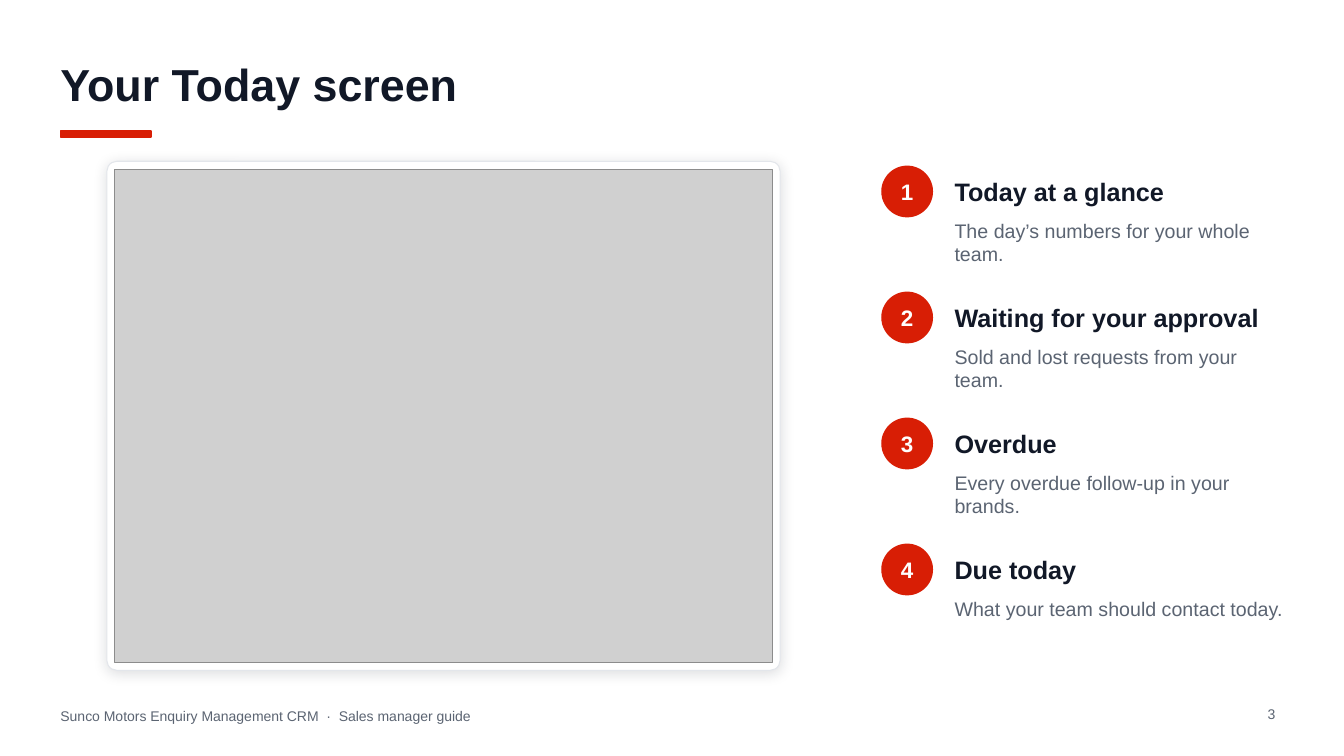
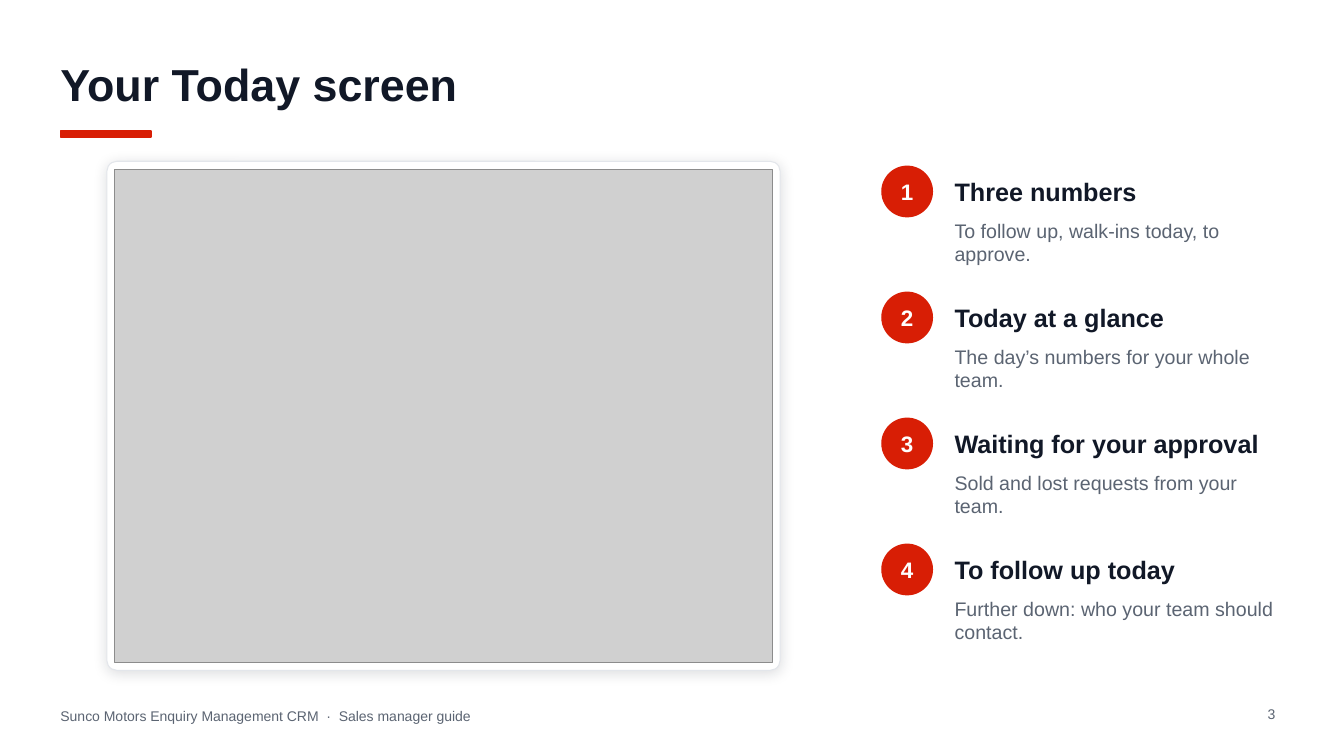
Before and after one commit to jakeeeecurran/walkin-management, a slide deck: slide 3 of docs/training/Sunco-Motors-Enquiry-CRM-Sales-Manager-Guide.pptx. Drawn at 1344x756 pixels with LibreOffice and Linux fonts; fonts in the diff are those of the drawing; grey boxes stand for pictures. Boxes give left, top, right and bottom in pixels: in the first picture for what was removed or moved away, otherwise in the second. Text is boxed around its words. In the diff, an @@ line names an element or a change of style, - is before the commit and + after.

```diff
--- a/docs/training/Sunco-Motors-Enquiry-CRM-Sales-Manager-Guide.pptx
+++ b/docs/training/Sunco-Motors-Enquiry-CRM-Sales-Manager-Guide.pptx
@@ text at box(955, 182, 1136, 202): text changed @@
-Today at a glance
+Three numbers
@@ text at box(955, 224, 1219, 265): text changed @@
-The day’s numbers for your whole team.
+To follow up, walk-ins today, to approve.
@@ text at box(955, 308, 1164, 333): text changed @@
-Waiting for your approval
+Today at a glance
@@ text at box(955, 350, 1249, 387): text changed @@
-Sold and lost requests from your team.
+The day’s numbers for your whole team.
@@ text at box(955, 434, 1259, 459): text changed @@
-Overdue
+Waiting for your approval
@@ text at box(955, 476, 1237, 513): text changed @@
-Every overdue follow-up in your brands.
+Sold and lost requests from your team.
@@ text at box(955, 560, 1175, 585): text changed @@
-Due today
+To follow up today
@@ text at box(955, 602, 1273, 639): text changed @@
-What your team should contact today.
+Further down: who your team should contact.
```
Also in this commit, not shown: 7 other slides changed, 1 slide added, 3 other files.
